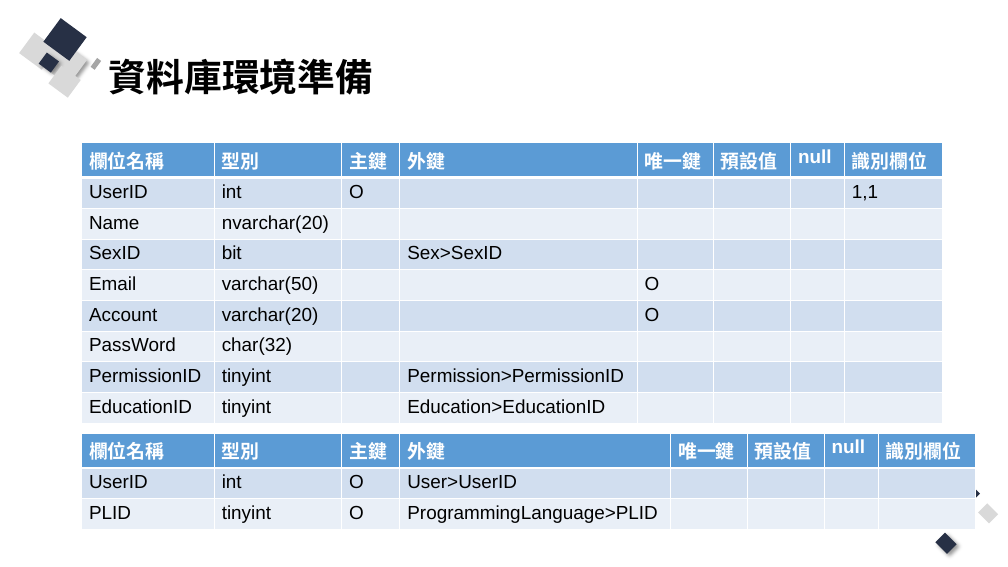
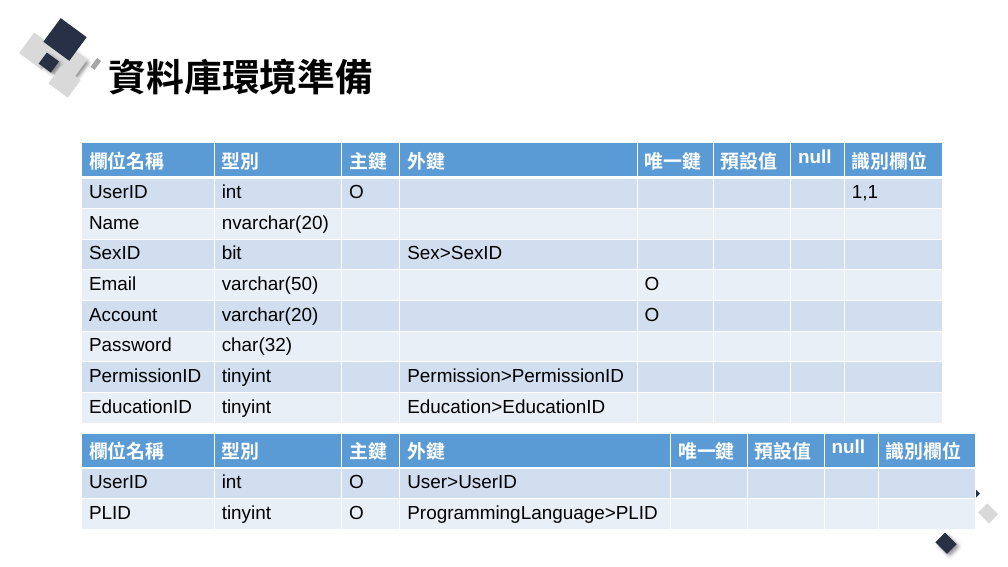
Before and after one commit to Q81JIAXIONG/-, a slide deck: slide 6 of 投影片/3.網站程式與資料庫溝通、互動.pptx. Drawn at 1008x567 pixels with LibreOffice and Linux fonts; fonts in the diff are those of the drawing. Boxes give left, top, right and bottom in pixels: in the first picture for what was removed or moved away, otherwise in the second. Text is boxed around its words. In the diff, an @@ line names an element or a change of style, - is before the commit and + after.

Commit message:
準備第三章範例

```diff
--- a/投影片/3.網站程式與資料庫溝通、互動.pptx
+++ b/投影片/3.網站程式與資料庫溝通、互動.pptx
@@ table at (82,143,943,421) @@
-row 7, column 1: PassWord
+row 7, column 1: Password
```
Also in this commit, not shown: 5 other slides changed, 11 slides added, 7 slides removed, 11 other files.
